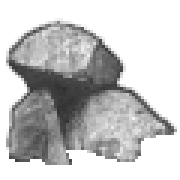
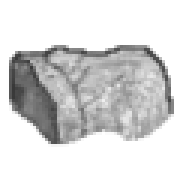
Layer changes from the first 180px x 180px image to the second:
painted on "line" over [6,18,177,162]
painted on "Pasted Layer" over [6,21,174,165]
